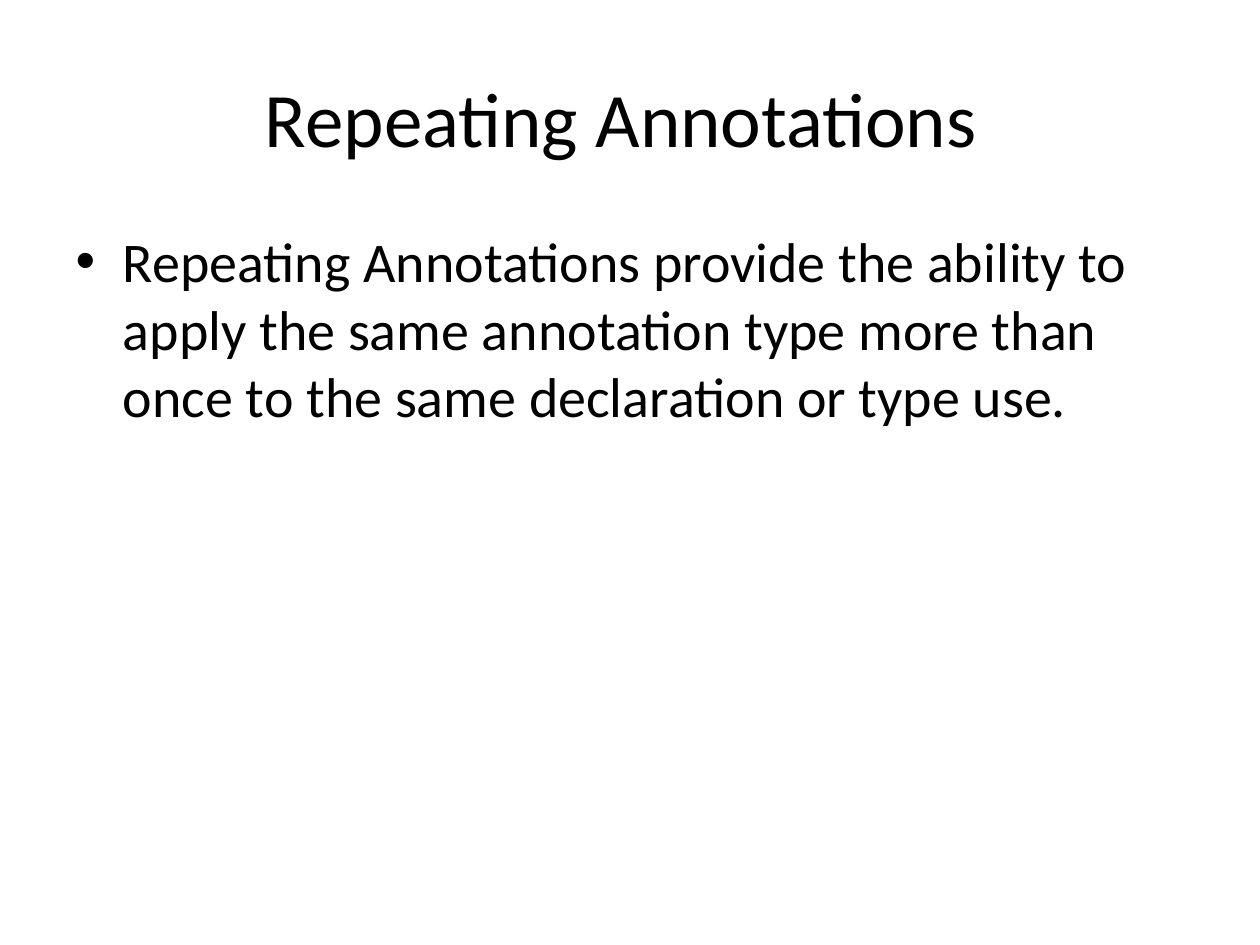
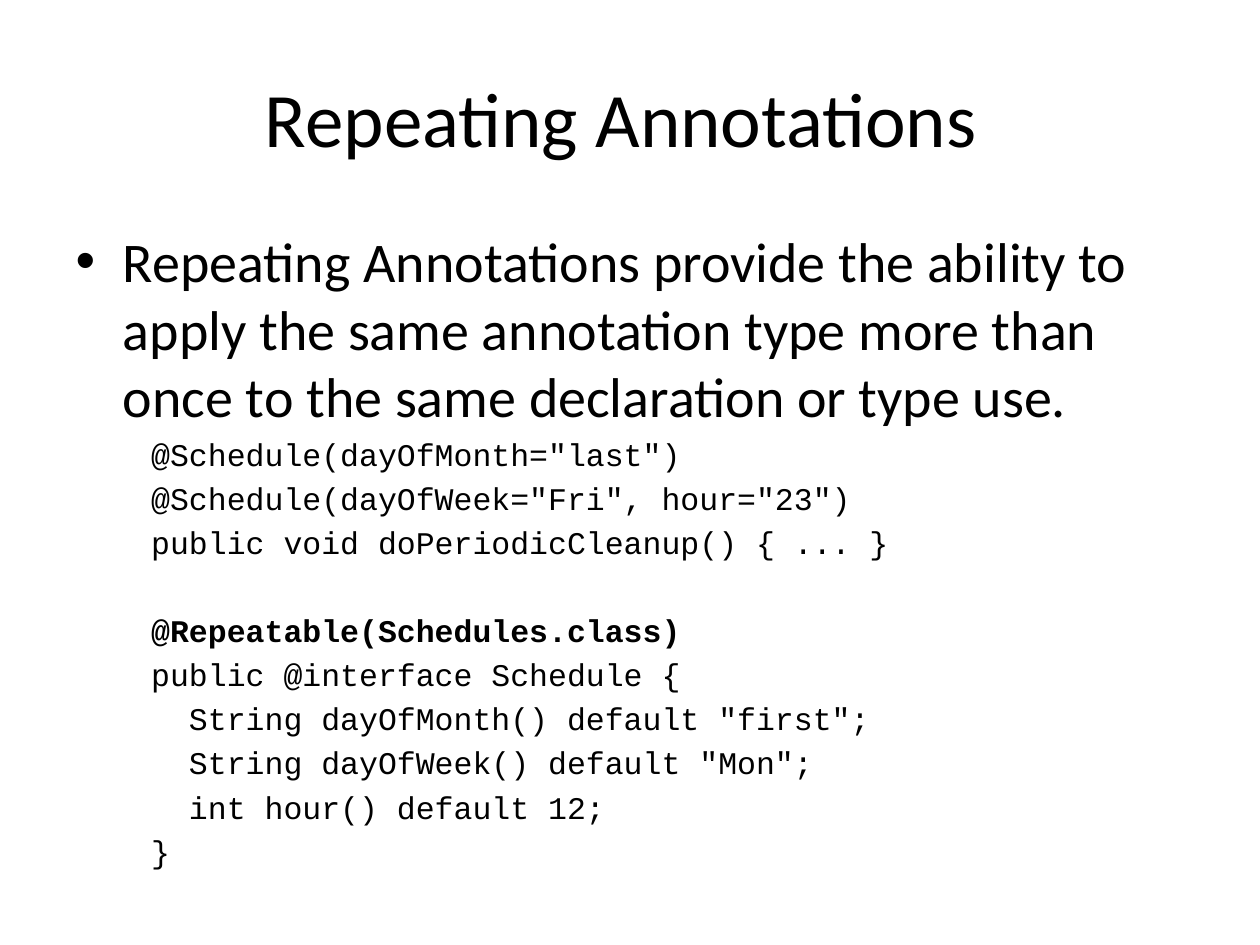
Before and after one commit to yujunliang/seleniumcapsules, a slide deck: slide 26 of docs/What's New in Java 8.pptx. Drawn at 1260x945 pixels with LibreOffice and Linux fonts; fonts in the diff are those of the drawing. Boxes give left, top, right and bottom in pixels: in the first picture for what was removed or moved away, otherwise in the second. Text is boxed around its words. In the diff, an @@ line names an element or a change of style, - is before the commit and + after.

```diff
--- a/docs/What's New in Java 8.pptx
+++ b/docs/What's New in Java 8.pptx
@@ text at [151,443,869,826]: paragraphs added @@
+@Schedule(dayOfMonth="last")
+@Schedule(dayOfWeek="Fri", hour="23")
+public void doPeriodicCleanup() { ... }
+@Repeatable(Schedules.class)
+public @interface Schedule {
+String dayOfMonth() default "first";
+String dayOfWeek() default "Mon";
+int hour() default 12;
+}
```
Also in this commit, not shown: 1 other slide changed, 1 slide added, 6 other files.
